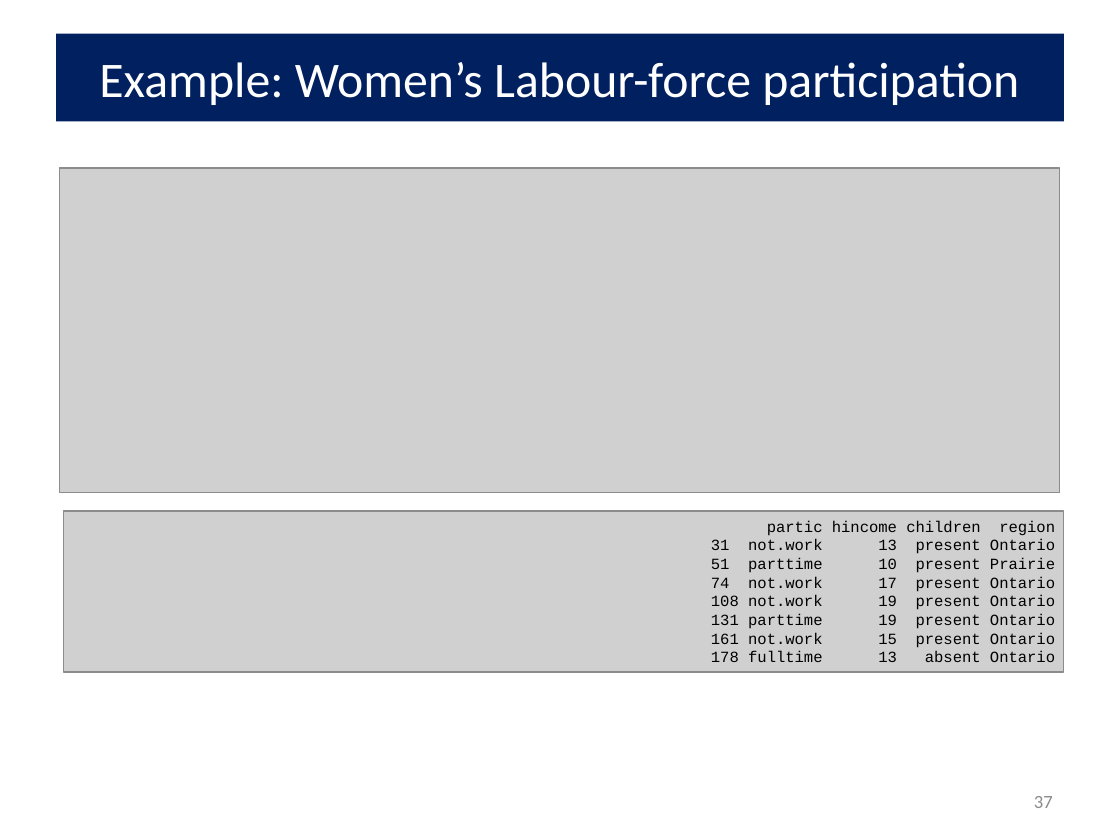
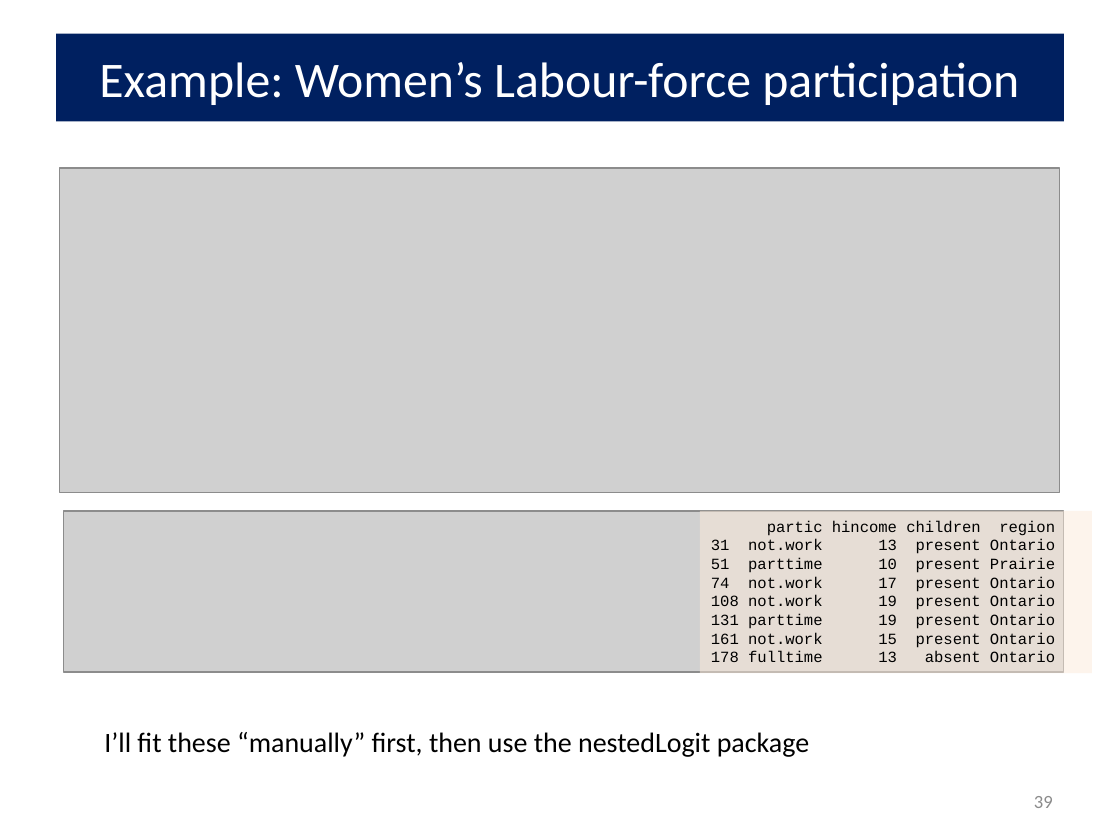
Before and after one commit to friendly/psy6136, a slide deck: slide 39 of lectures/07-Logistic2.pptx (slide 37 before the commit). Drawn at 1120x840 pixels with LibreOffice and Linux fonts; fonts in the diff are those of the drawing; grey boxes stand for pictures. Boxes give left, top, right and bottom in pixels: in the first picture for what was removed or moved away, otherwise in the second. Text is boxed around its words. In the diff, an @@ line names an element or a change of style, - is before the commit and + after.

```diff
--- a/lectures/07-Logistic2.pptx
+++ b/lectures/07-Logistic2.pptx
@@ rectangle "partic hincome children region": place and size @@
-rectangle "partic hincome children region" at [711,520,1055,662]
+rectangle "partic hincome children region" at [700,511,1092,673]
@@ rectangle "partic hincome children region" at [700,511,1092,673]: fill none to #FDEADA at 50% opacity @@
@@ text added at [104,732,809,757], 18 pt, text #000000 @@
+I’ll fit these “manually” first, then use the nestedLogit package
@@ page number at [1034,796,1053,808]: text changed @@
-37
+39
```
Also in this commit, not shown: 22 other slides changed, 7 slides added, 7 other files.
